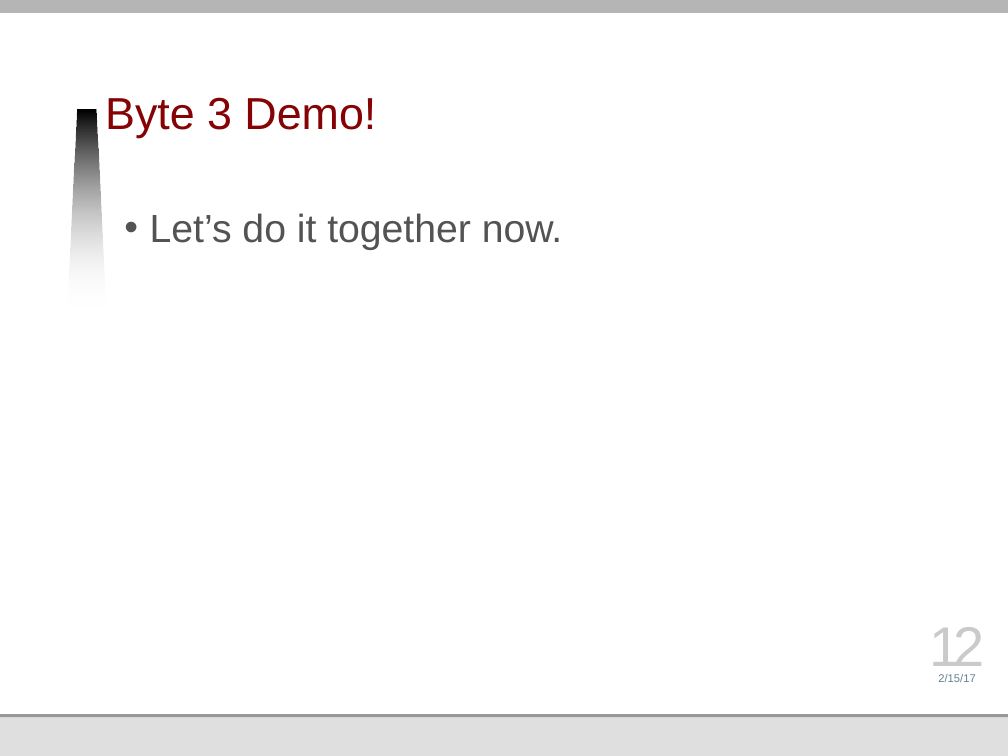
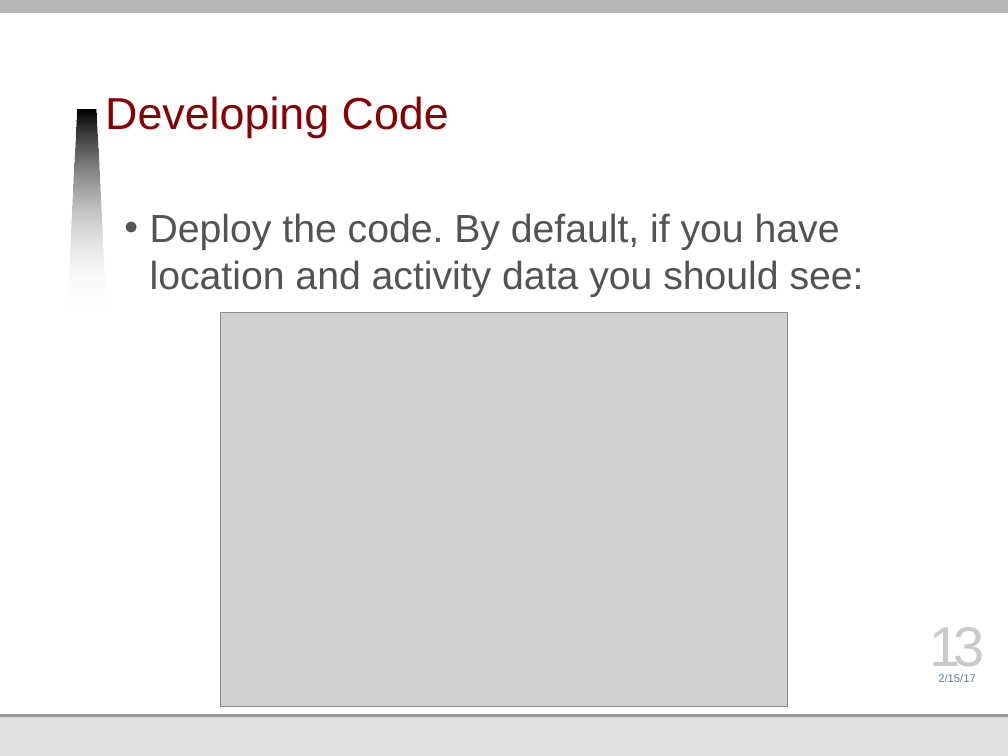
Before and after one commit to jmankoff/data, a slide deck: slide 13 of Lectures/Byte 3 Mobile Part 2.pptx (slide 12 before the commit). Drawn at 1008x756 pixels with LibreOffice and Linux fonts; fonts in the diff are those of the drawing; grey boxes stand for pictures; background and template pictures are left out. Boxes give left, top, right and bottom in pixels: in the first picture for what was removed or moved away, otherwise in the second. Text is boxed around its words. In the diff, an @@ line names an element or a change of style, - is before the commit and + after.

Commit message:
Added screenshots of different development steps.

```diff
--- a/Lectures/Byte 3 Mobile Part 2.pptx
+++ b/Lectures/Byte 3 Mobile Part 2.pptx
@@ title at [105, 96, 449, 138]: text changed @@
-Byte 3 Demo!
+Developing Code
@@ text at [150, 213, 864, 297]: text changed @@
-• Let’s do it together now.
+• Deploy the code. By default, if you have location and activity data you should see:
@@ picture added at [220, 312, 787, 706] @@
@@ page number at [929, 627, 984, 676]: text changed @@
-12
+13
```
Also in this commit, not shown: 1 other slide changed, 11 slides added.
